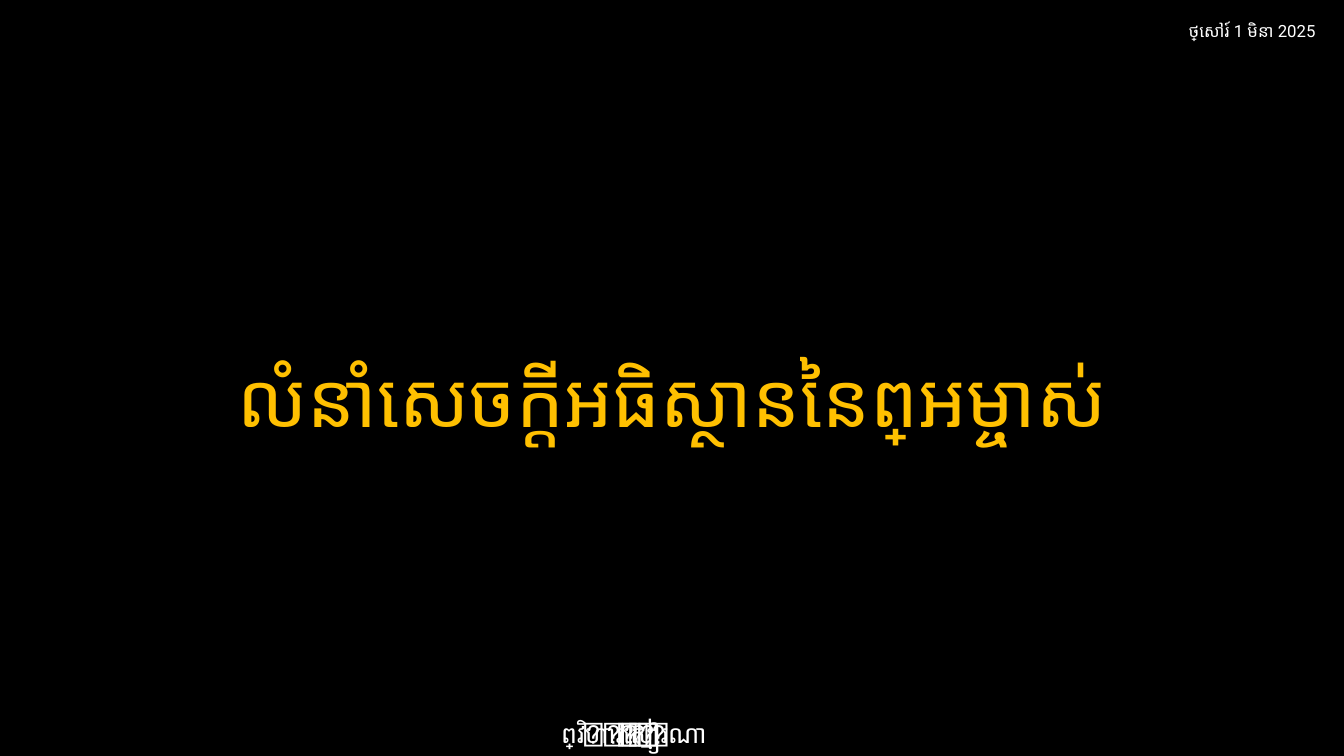
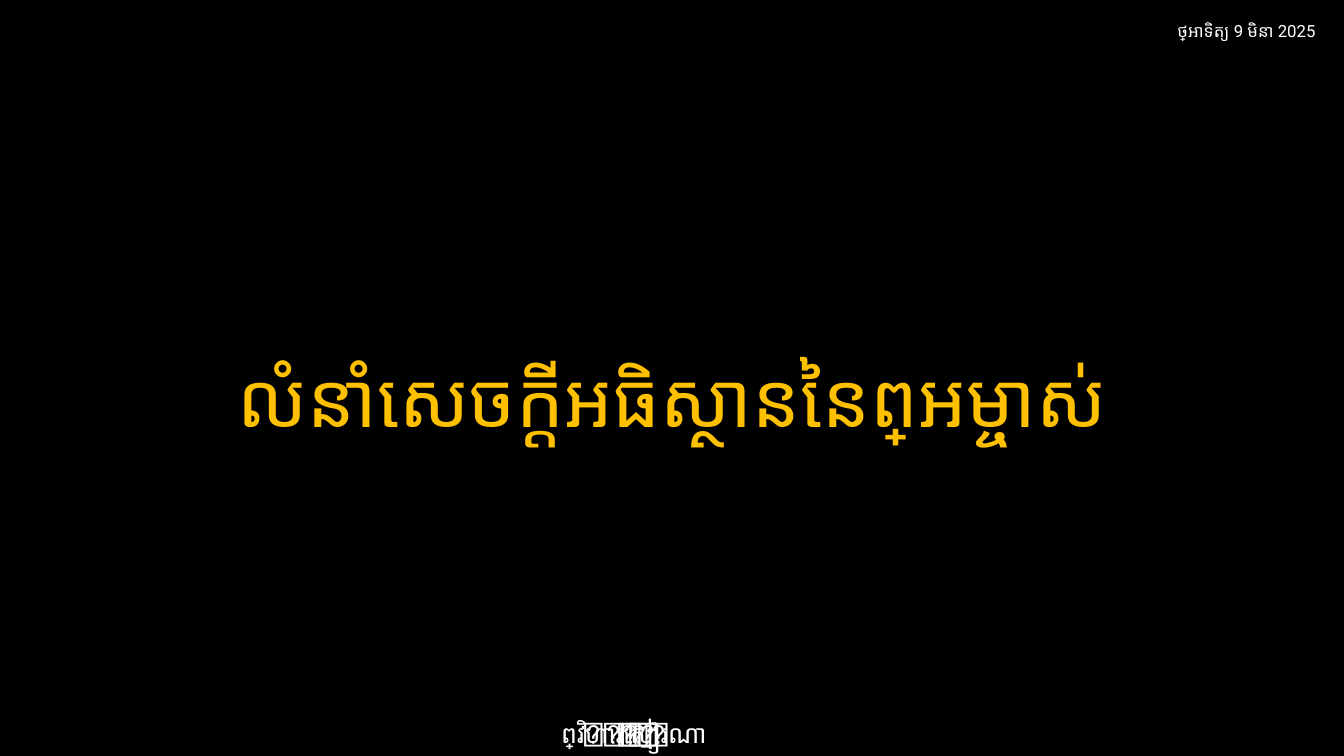
Before and after one commit to phearak2003/youth_worship, a slide deck: slide 22 of Youth Worship.pptx (slide 24 before the commit). Drawn at 1344x756 pixels with LibreOffice and Linux fonts; fonts in the diff are those of the drawing. Boxes give left, top, right and bottom in pixels: in the first picture for what was removed or moved away, otherwise in the second. Text is boxed around its words. In the diff, an @@ line names an element or a change of style, - is before the commit and + after.

```diff
--- a/Youth Worship.pptx
+++ b/Youth Worship.pptx
@@ text at box(1177, 22, 1316, 41): text changed @@
-ថ្ងៃសៅរ៍ 1 មិនា 2025
+ថ្ងៃអាទិត្យ 9 មិនា 2025
```
Also in this commit, not shown: 30 other slides changed, 4 slides added, 6 slides removed.
